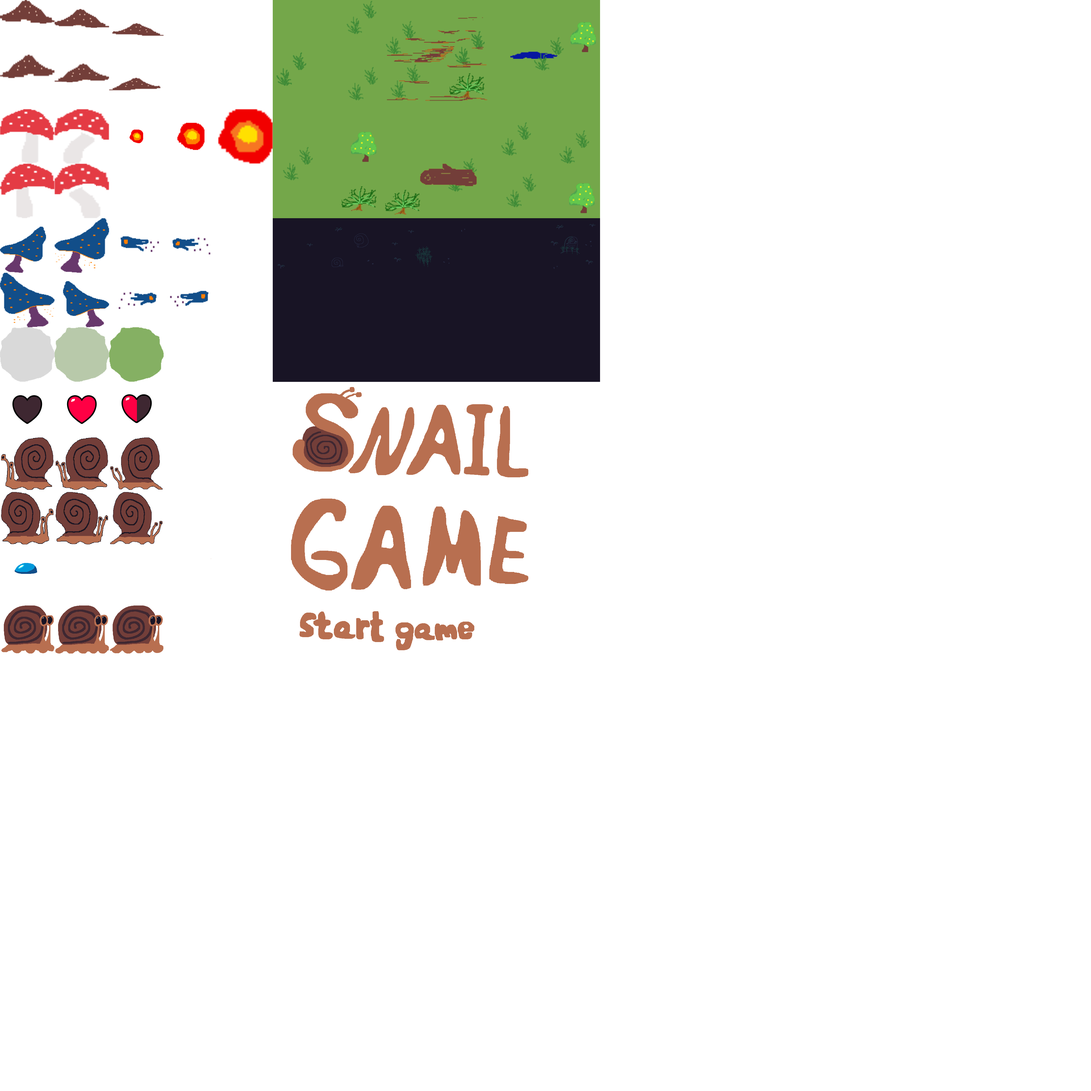
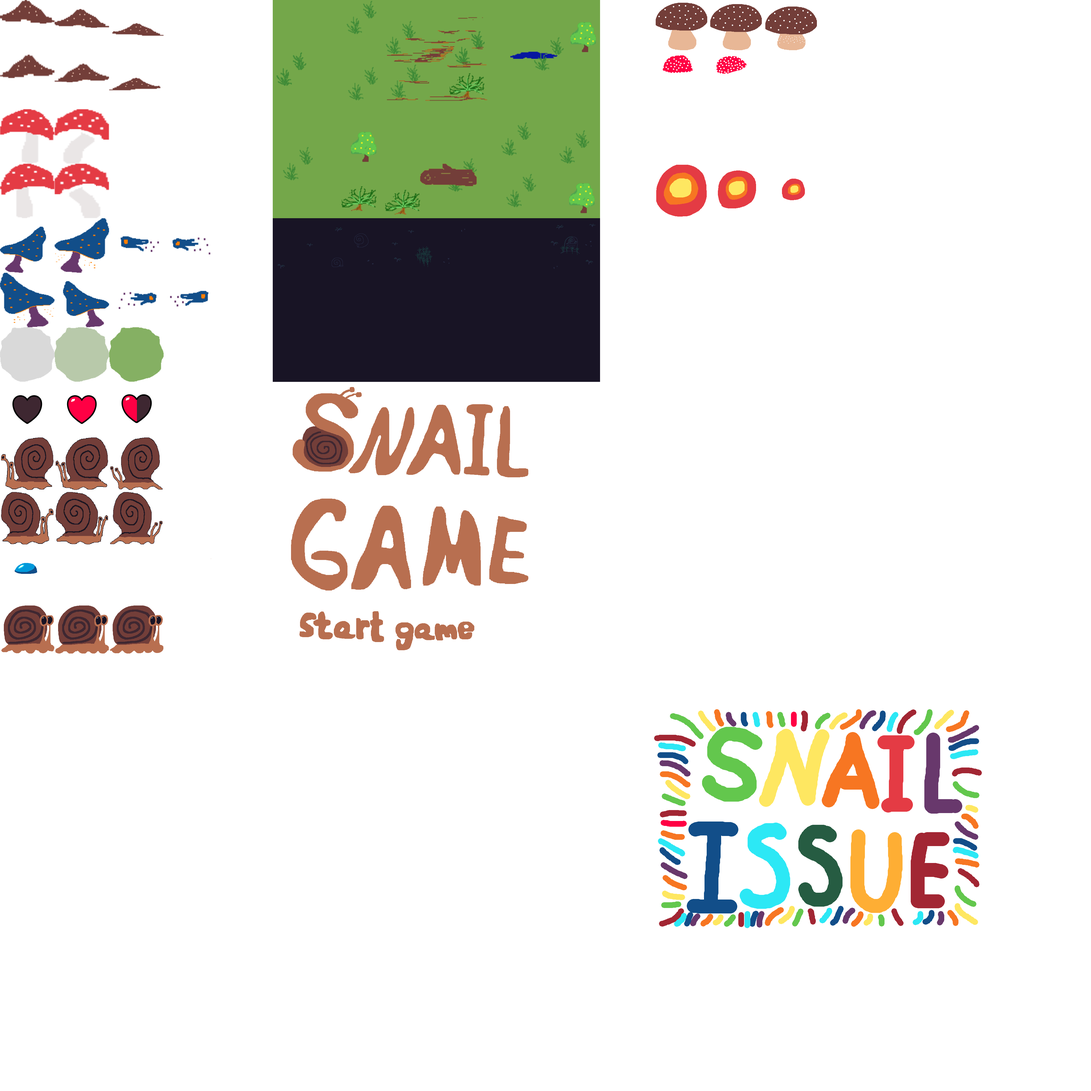
Two versions of the same layered image (w=1091, h=1091). Layer-by-layer changes:
painted on "Sprite_Sheet.png" over 47, 2, 983, 929
